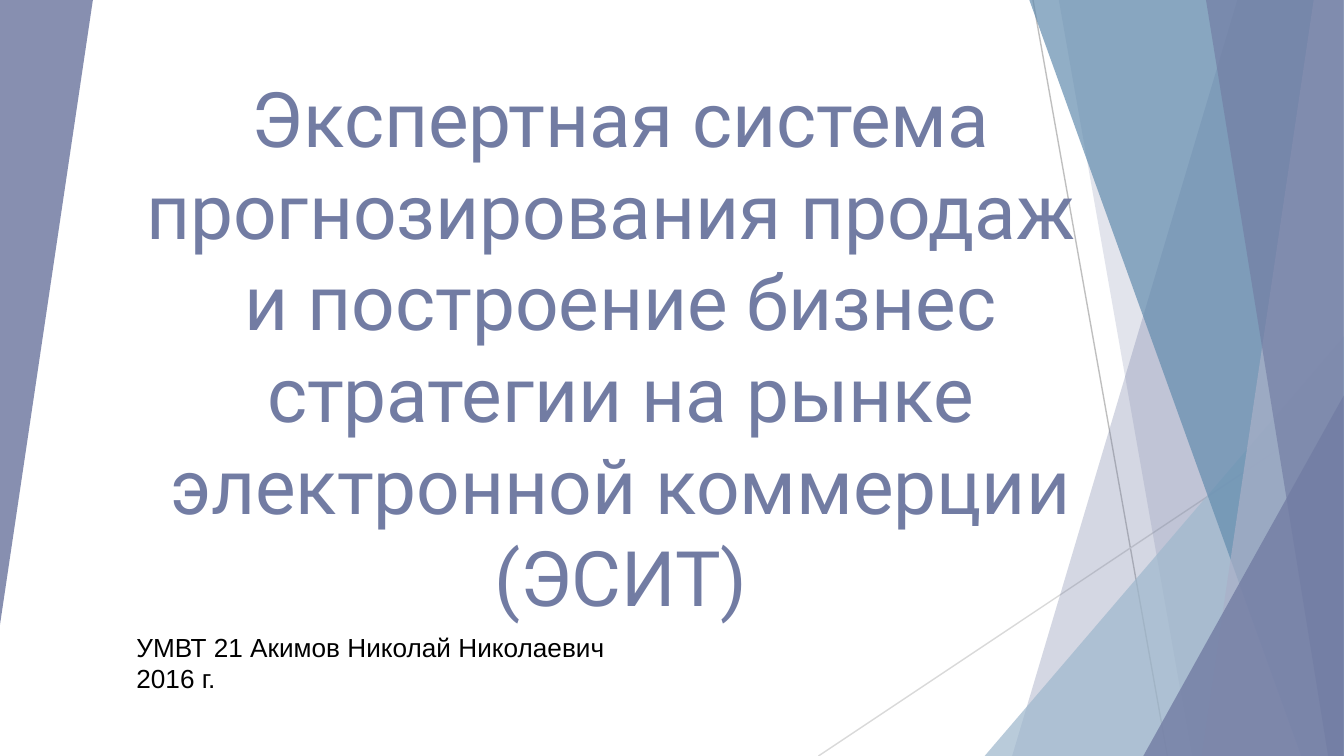
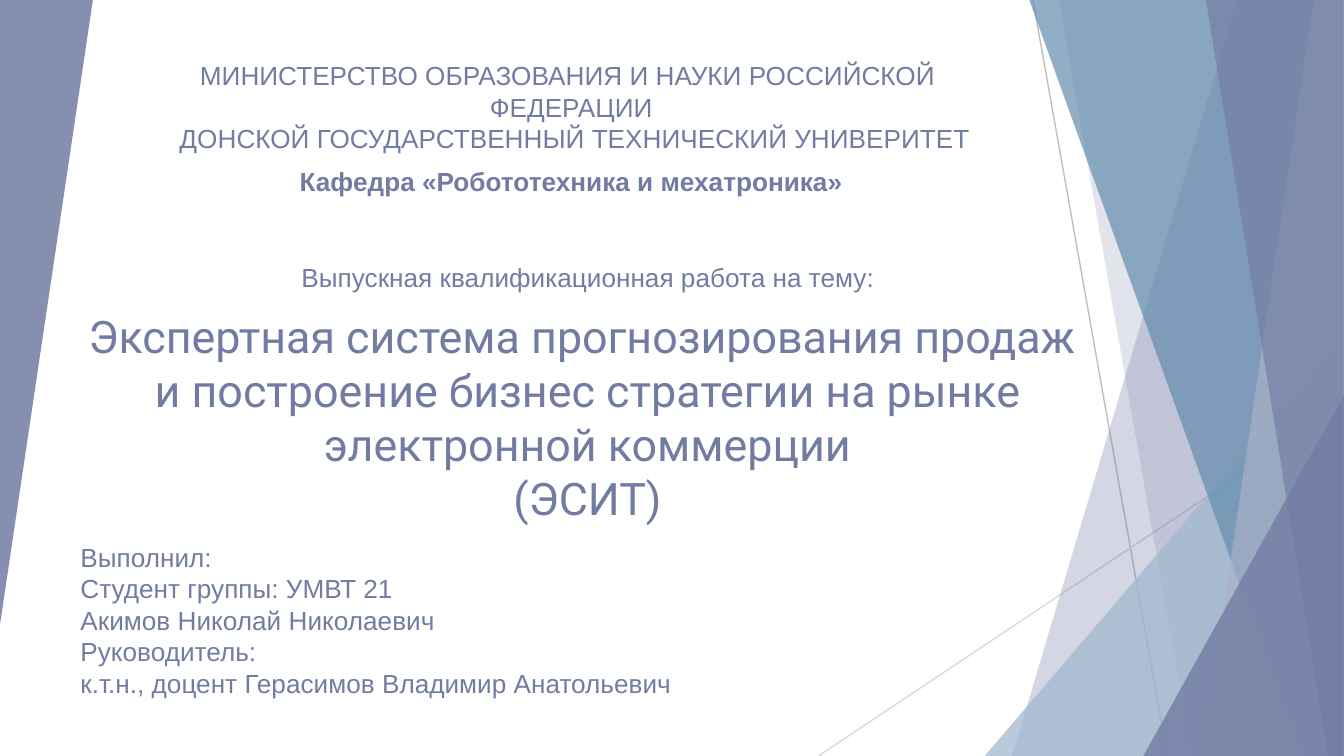
Before and after one commit to NG-Studio-Development/Dissertation, a slide deck: slide 1 of Диссертация/Презентация/Акимов Николай.pptx. Drawn at 1344x756 pixels with LibreOffice and Linux fonts; fonts in the diff are those of the drawing. Boxes give left, top, right and bottom in pixels: in the first picture for what was removed or moved away, otherwise in the second. Text is boxed around its words. In the diff, an @@ line names an element or a change of style, - is before the commit and + after.

```diff
--- a/Диссертация/Презентация/Акимов Николай.pptx
+++ b/Диссертация/Презентация/Акимов Николай.pptx
@@ text added at <box>179,64,969,197</box>, 14 pt, text #727CA3 @@
+МИНИСТЕРСТВО ОБРАЗОВАНИЯ И НАУКИ РОССИЙСКОЙ
+ФЕДЕРАЦИИ
+ДОНСКОЙ ГОСУДАРСТВЕННЫЙ ТЕХНИЧЕСКИЙ УНИВЕРИТЕТ
+Кафедра «Робототехника и мехатроника»
@@ text added at <box>301,268,874,292</box>, 14 pt, text #727CA3 @@
+Выпускная квалификационная работа на тему:
@@ title "Экспертная система прогнозирования продаж и ...": place and size @@
-title "Экспертная система прогнозирования продаж и ..." at <box>146,92,1075,623</box>
+title "Экспертная система прогнозирования продаж и ..." at <box>88,321,1075,525</box>
@@ title "Экспертная система прогнозирования продаж и ..." at <box>88,321,1075,525</box>: size 41 to 24 pt; more space between paragraphs @@
@@ text at <box>80,549,671,698</box>: text changed; text colour #000000 to #727CA3 @@
-УМВТ 21 Акимов Николай Николаевич
-2016 г.
+Выполнил:
+Студент группы: УМВТ 21
+Акимов Николай Николаевич
+Руководитель:
+к.т.н., доцент Герасимов Владимир Анатольевич
```
Also in this commit, not shown: 11 other slides changed, 11 slides added, 10 slides removed, 11 other files.
